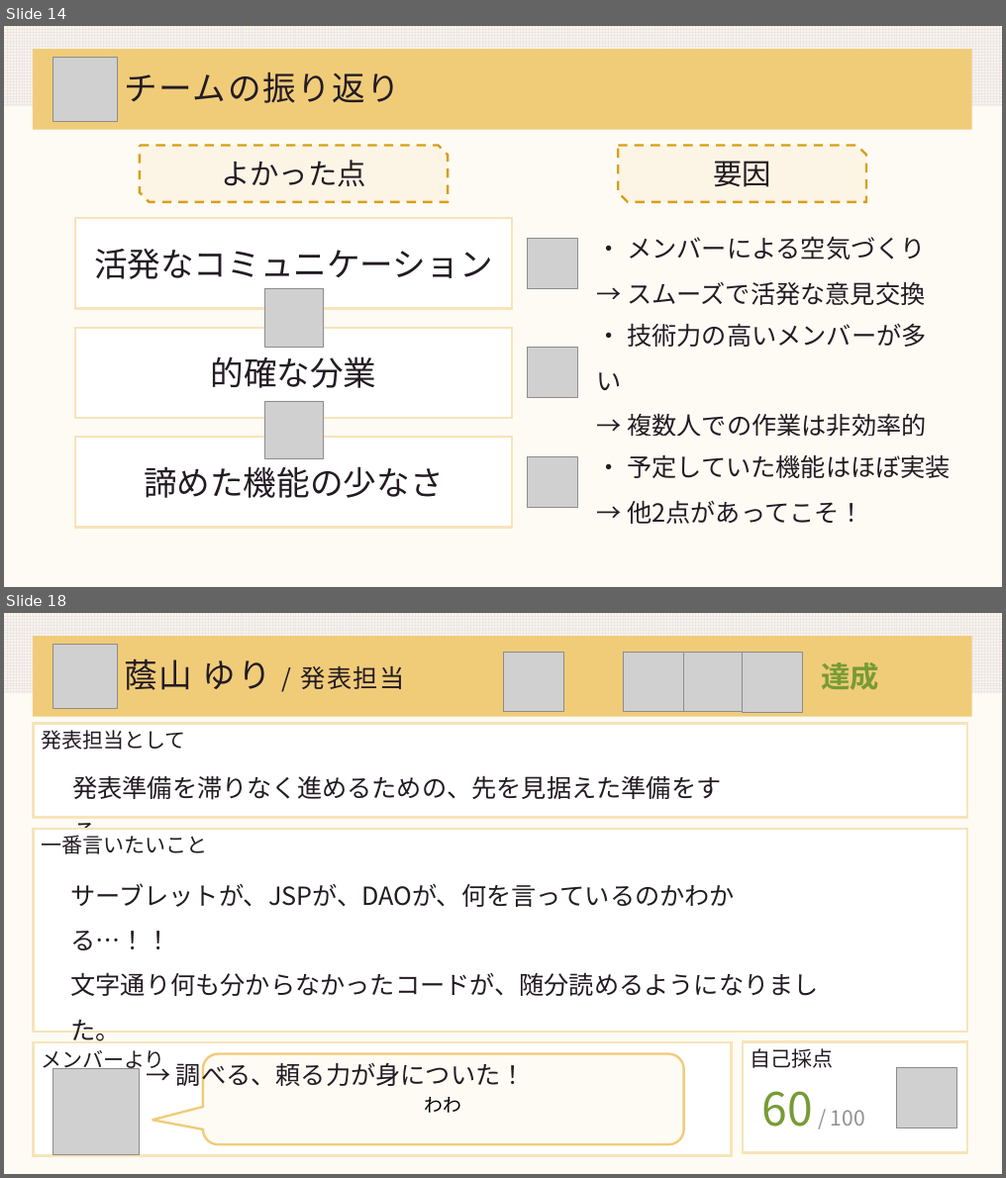
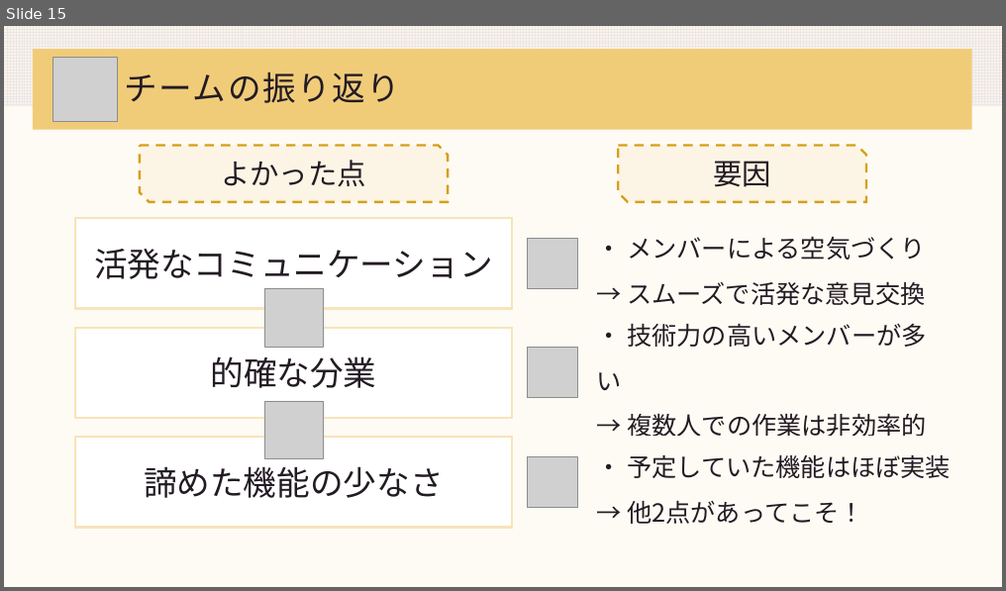
Before and after one commit to DOJO-2021/A-4, a slide deck: documents/worldMap発表資料改良.pptx. Shown one above the other, each under a label of ours: slides 14 and 18 before the commit, slide 15 after it; the slides between them are not shown. The pictures are 1006x1178 and 1006x591 pixels, drawn with LibreOffice and Linux fonts; fonts in the diff are those of the drawing; grey boxes stand for pictures. Boxes give left, top, right and bottom in pixels: in the first picture for what was removed or moved away, otherwise in the second. Text is boxed around its words. In the diff, an @@ line names an element or a change of style, - is before the commit and + after.

Commit message:
発表資料　改良

```diff
--- a/documents/worldMap発表資料改良.pptx
+++ b/documents/worldMap発表資料改良.pptx
@@ slide 18 removed at bbox=[4, 613, 1002, 1174], background #FCF5E5 at 40% opacity; not listed: 2 template elements that a slide beside it also shows @@
@@ picture removed at bbox=[54, 645, 117, 708] @@
@@ title removed at bbox=[125, 659, 405, 690] @@
-蔭山 ゆり / 発表担当
@@ picture removed at bbox=[504, 652, 564, 712] @@
@@ picture removed at bbox=[624, 652, 684, 712] @@
@@ picture removed at bbox=[683, 652, 743, 712] @@
@@ picture removed at bbox=[743, 652, 803, 712] @@
@@ text removed at bbox=[821, 663, 879, 690] @@
-達成
@@ rectangle removed at bbox=[33, 724, 967, 818] @@
-発表担当として
@@ text removed at bbox=[72, 776, 721, 800] @@
-発表準備を滞りなく進めるための、先を見据えた準備をする
@@ rectangle removed at bbox=[33, 829, 967, 1032] @@
-一番言いたいこと
@@ text removed at bbox=[70, 883, 819, 1091] @@
-サーブレットが、JSPが、DAOが、何を言っているのかわかる…！！
-文字通り何も分からなかったコードが、随分読めるようになりました。
-→ 調べる、頼る力が身についた！
@@ rectangle removed at bbox=[33, 1044, 731, 1157] @@
-メンバーより
@@ rounded speech box removed at bbox=[203, 1054, 684, 1145] @@
-わわ
@@ rectangle removed at bbox=[743, 1042, 967, 1153] @@
-自己採点
@@ picture removed at bbox=[54, 1069, 140, 1155] @@
@@ picture removed at bbox=[896, 1067, 956, 1128] @@
@@ text removed at bbox=[762, 1091, 865, 1127] @@
-60 / 100
@@ what was slide 14 is now slide 15 @@
```
Also in this commit, not shown: 14 slides changed, 6 slides added.
